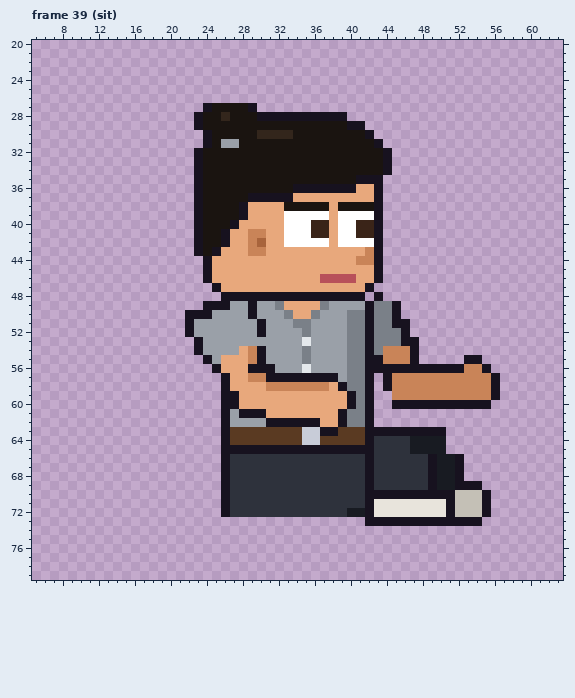
Pixel-art file -- sprites/clients/client_mina_right_anim.aseprite. That is the earlier state.
64x80 pixels, 129 frames. Shown: frame 39 (sit): x 5..63, y 20..79. The old version is drawn lined up with the new one. The commit also changed other frames, which this record leaves out.
After:
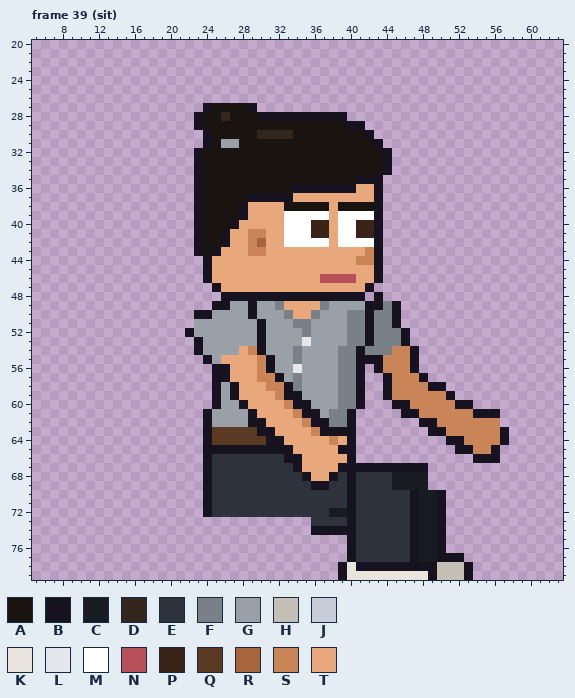
Palette (. is transparent): A #1a1410  B #17121f  C #181b22  D #33261c  E #2e323c  F #7a8088  G #9aa0a8  H #c4c0b6  J #c8ccd8  K #e8e4dc  L #e4e8ec  M #ffffff  N #b8505a  P #3a2418  Q #5a3a22  R #a8643c  S #c98458  T #e8a87c
What changed:
whole drawing moved by +2,-6 (the old picture is shown already moved)
Frame 39 (sit):
y 49: x 24 B -> .; x 43 F -> B
y 50: x 22 B -> .
y 51: x 22 B -> .; x 46 B -> .
y 53: x 30 G -> B; x 47 B -> .
y 54: x 34..35 GF -> FG; x 39 G -> F; x 41..42 FB -> BF; x 44 S -> F
y 55: x 29..31 SBG -> TSB; x 34..35 GF -> FG; x 39 G -> F; x 41 F -> B; x 53..54 BB -> ..
y 56: x 26 T -> B; x 29..30 BB -> TS; x 34..35 GL -> LG; x 39 G -> F; x 41..42 FB -> B.; x 44..46 BBB -> SSS; x 48..55 BBBBBSSB -> ........
y 57: x 25 . -> B; x 29 S -> T; x 31 B -> S; x 33..39 BBBBBBG -> GFGGGGF; x 41..42 FB -> B.; x 48..56 SSSSSSSSB -> B........
y 58: x 25..27 .BT -> BGB; x 33..39 SSSSSTB -> BFGGGGF; x 41..42 FB -> B.; x 49..56 SSSSSSSB -> BB......
y 59: x 25..26 .B -> BG; x 32..42 TTTTTTTTBFB -> SBBGGGGFFB.; x 44 . -> B; x 51..56 SSSSSB -> B.....
y 60: x 25..28 .BBT -> BGGB; x 33..42 TTTTTTTBFB -> SBBGGGFFB.; x 47..51 BBBBB -> SSSSS; x 54..55 BB -> ..
y 61: x 24..26 ..B -> BGG; x 28 B -> G; x 30 B -> T; x 34..42 TTTTTBFFB -> SBBGFFB..; x 46..56 ........... -> BBSSSSSSBBB
y 62: x 24..26 ..B -> BGG; x 29..35 GGBBBBB -> BBTTTTS; x 37..42 TTBFFB -> BFFB..; x 48..56 ......... -> BBSSSSSSS
y 63: x 24..26 ..B -> BQQ; x 30..36 QQQQQJJ -> BBTTTTS; x 39..48 QQQBBBBBBB -> BB........; x 51..57 ....... -> SSSSSSB
y 64: x 24..26 ..B -> BQQ; x 31..57 QQQQJJQQQQQBEEEECCCC....... -> BBTTTTTSTB..........BBSSSSB
y 65: x 24..25 .. -> BB; x 34..38 BBBBB -> TTTTT; x 41..50 BBEEEECCCC -> ..........; x 52..56 ..... -> BBSSB
y 66: x 24..26 ..B -> BEE; x 33..52 EEEEEEEEEBEEEEEEBCCB -> BBTTTTTB............; x 54..56 ... -> BBB
y 67: x 24..26 ..B -> BEE; x 34..41 EEEEEEEE -> BTTTTBBB; x 43..52 EEEEEEBCCB -> BBBBBB....
y 68: x 24..26 ..B -> BEE; x 35..38 EEEE -> BTTB; x 40 E -> B; x 42 B -> E; x 45..52 EEEEBCCB -> CCCC....
y 69: x 24..26 ..B -> BEE; x 36..37 EE -> BB; x 40 E -> B; x 42 B -> E; x 45..54 EEEEBCCBBB -> CCCC......
y 70: x 24..26 ..B -> BEE; x 40 E -> B; x 42..46 BBBBB -> EEEEE; x 48..49 BB -> CC; x 51..55 BHHHB -> .....
y 71: x 24..26 ..B -> BEE; x 40 E -> B; x 42..55 BKKKKKKKKBHHHB -> EEEEEBCCB.....
y 72: x 24..26 ..B -> BEE; x 38..55 EECCBKKKKKKKKBHHHB -> CCBEEEEEEBCCB.....
y 73: x 36..46 ......BBBBB -> EEEEBEEEEEE; x 48..49 BB -> CC; x 51..54 BBBB -> ....
y 74: x 36..50 ............... -> BBBBBEEEEEEBCCB
y 75..76: x 40..50 ........... -> BEEEEEEBCCB
y 77: x 40..52 ............. -> BEEEEEEBCCBBB
y 78: x 39..53 ............... -> BKBBBBBBBBBHHHB
y 79: x 39..53 ............... -> BKKKKKKKKKBHHHB
Where, in picture pixels (left, top, right, bottom), the same in both pictures:
changed: (185, 301, 509, 580)
